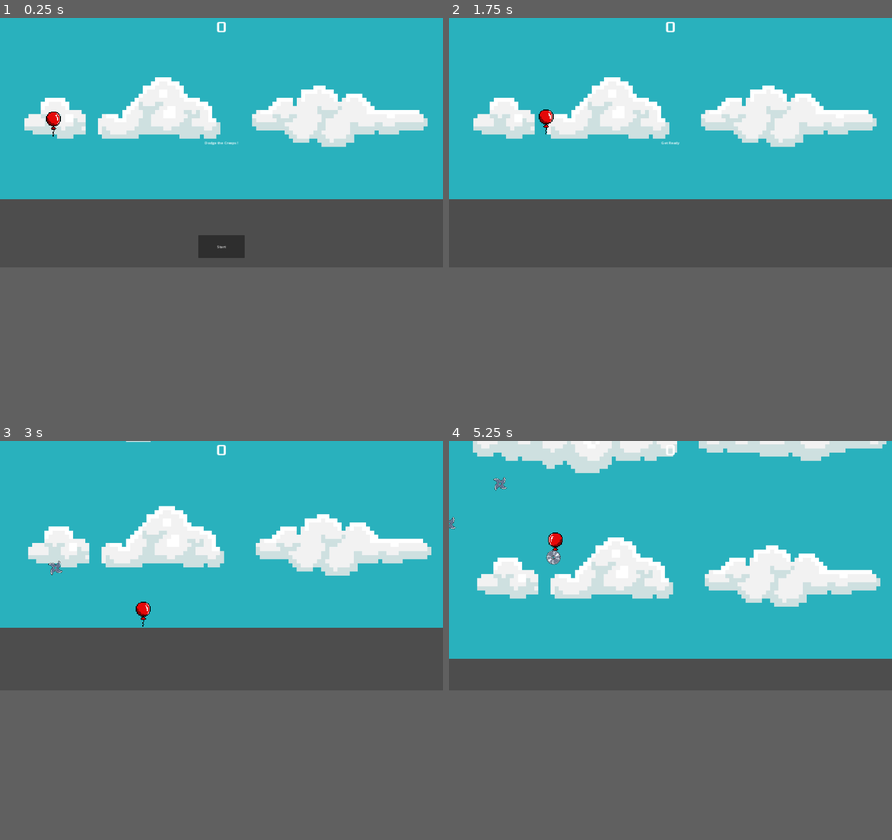
Above: before the commit, frames 1-4 (two rows, left to right).
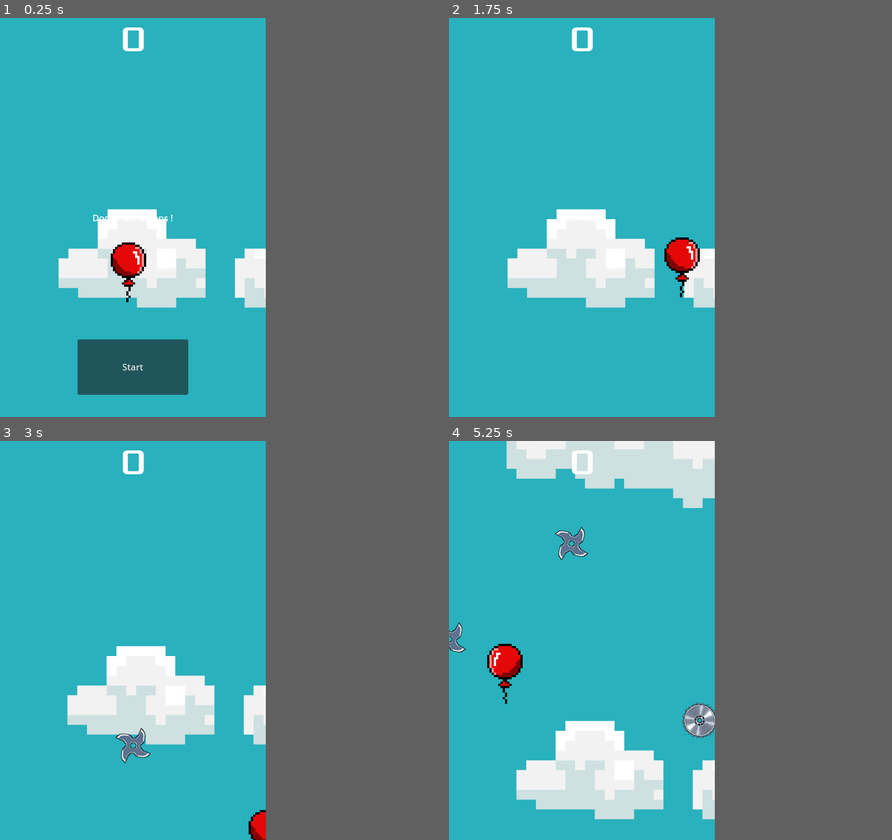
Above: after the commit, the same moments.

Repository: Turik556/First2D
Game: Godot game, scene res://Scenes/main.tscn
Same seed, same stepped clock (60 frames per second), same inputs: the game is played once before the commit and once after it.
Inputs:
- Up to frame 1 (0.25 s): no input
- Up to frame 2 (1.75 s): click "Start" at 0.5 s; tap Enter at 1.25 s; hold D (move_right) from 1.28 s (still down)
- Up to frame 3 (3 s): release D (move_right) at 2.03 s; hold S (move_down) 2.03-2.78 s; hold D (move_right) from 2.78 s (still down)
- Up to frame 4 (5.25 s): release D (move_right) at 3.53 s; hold W (move_up) 3.53-4.28 s; hold A (move_left) from 4.28 s (still down)
In our replay, the window is 800x450 before the commit and 480x720 after it. These sizes can differ from the game's own. Grey fills any space a smaller window leaves; there, only what the larger window draws over its background counts as a difference.

The runs differ from the first frame. In frame 1, 31% of the frame differs, in the area x 0-100%, y 0-95%; in frame 2, 28%; in frame 3, 28%; in frame 4, 29%.

Commit message:
Update project.godot

Diff:
--- a/project.godot
+++ b/project.godot
@@ -21,8 +21,8 @@
 
 [display]
 
-window/size/viewport_width=1920
-window/size/viewport_height=1080
+window/size/viewport_width=480
+window/size/viewport_height=720
 window/stretch/mode="canvas_items"
 
 [input]
